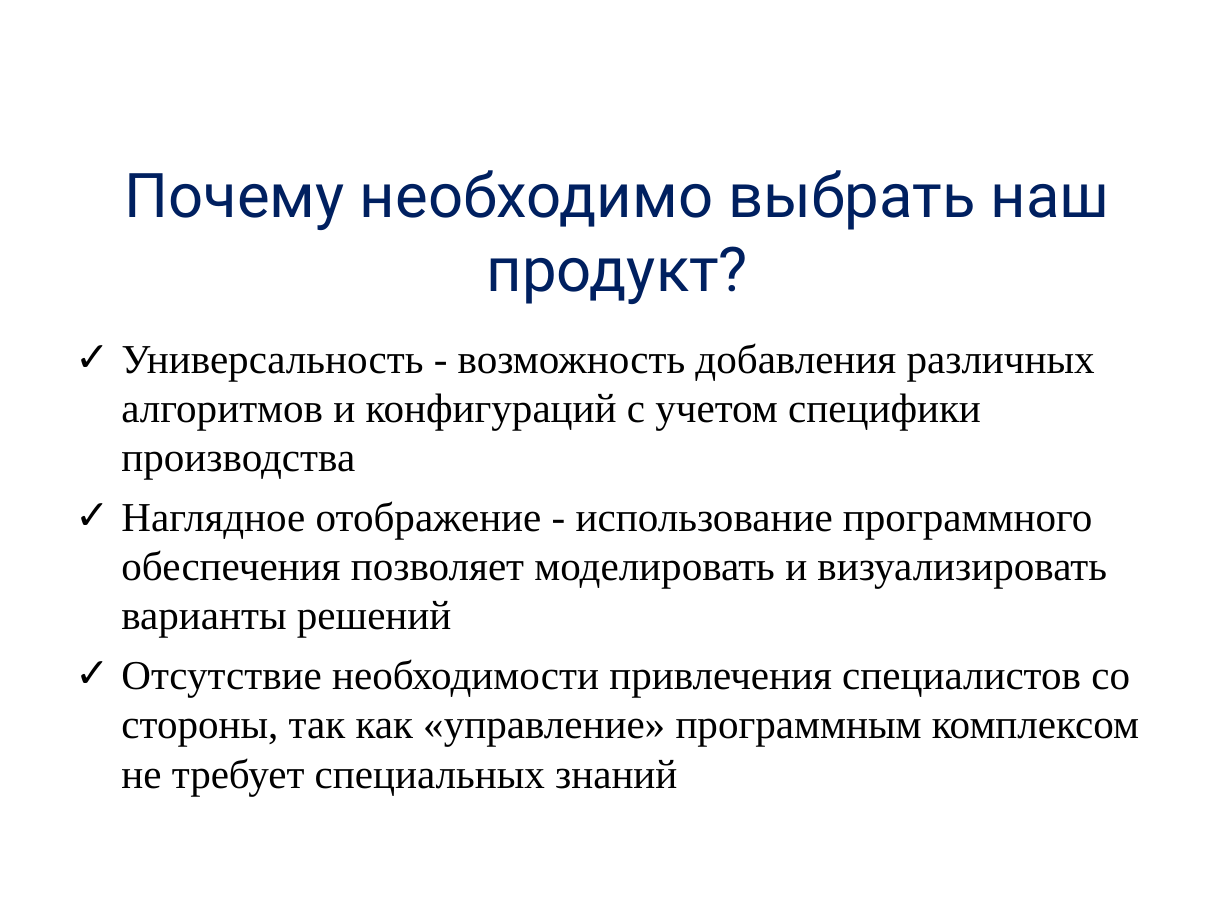
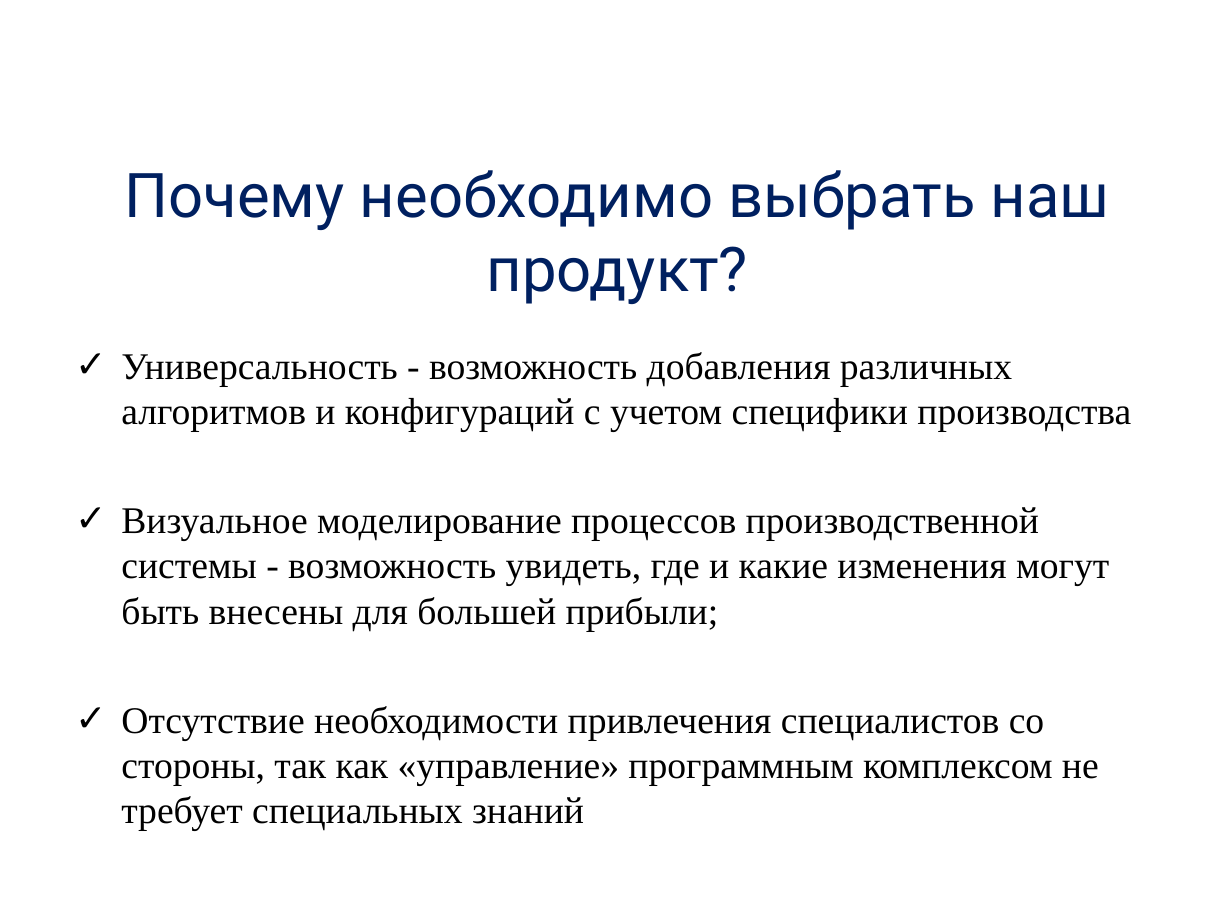
Before and after one commit to alexdegtev/SchedulerTask, a slide deck: slide 6 of Docs/presentation.ppt (slide 7 before the commit). Drawn at 1232x924 pixels with LibreOffice and Linux fonts; fonts in the diff are those of the drawing; background and template pictures are left out. Boxes give left, top, right and bottom in pixels: in the first picture for what was removed or moved away, otherwise in the second. Text is boxed around its words. In the diff, an @@ line names an element or a change of style, - is before the commit and + after.

```diff
--- a/Docs/presentation.ppt
+++ b/Docs/presentation.ppt
@@ text "Универсальность - возможность добавления различных ...": place and size @@
-text "Универсальность - возможность добавления различных ..." at <box>121,343,1139,795</box>
+text "Универсальность - возможность добавления различных ..." at <box>121,352,1131,831</box>
@@ text at <box>121,352,1131,831</box>: size 24 to 22 pt in "Универсальность - возможность добавления различных алгоритмо ...", "Отсутствие необходимости привлечения специалистов со стороны ..." @@
@@ text at <box>121,507,1109,632</box>: text changed; size 24 to 22 pt @@
-✓ Наглядное отображение - использование программного обеспечения позволяет моделировать и визуализировать варианты решений
+✓ Визуальное моделирование процессов производственной системы - возможность увидеть, где и какие изменения могут быть внесены для большей прибыли;
```
Also in this commit, not shown: 7 other slides changed, 4 slides added, 6 slides removed, 1 other file.
